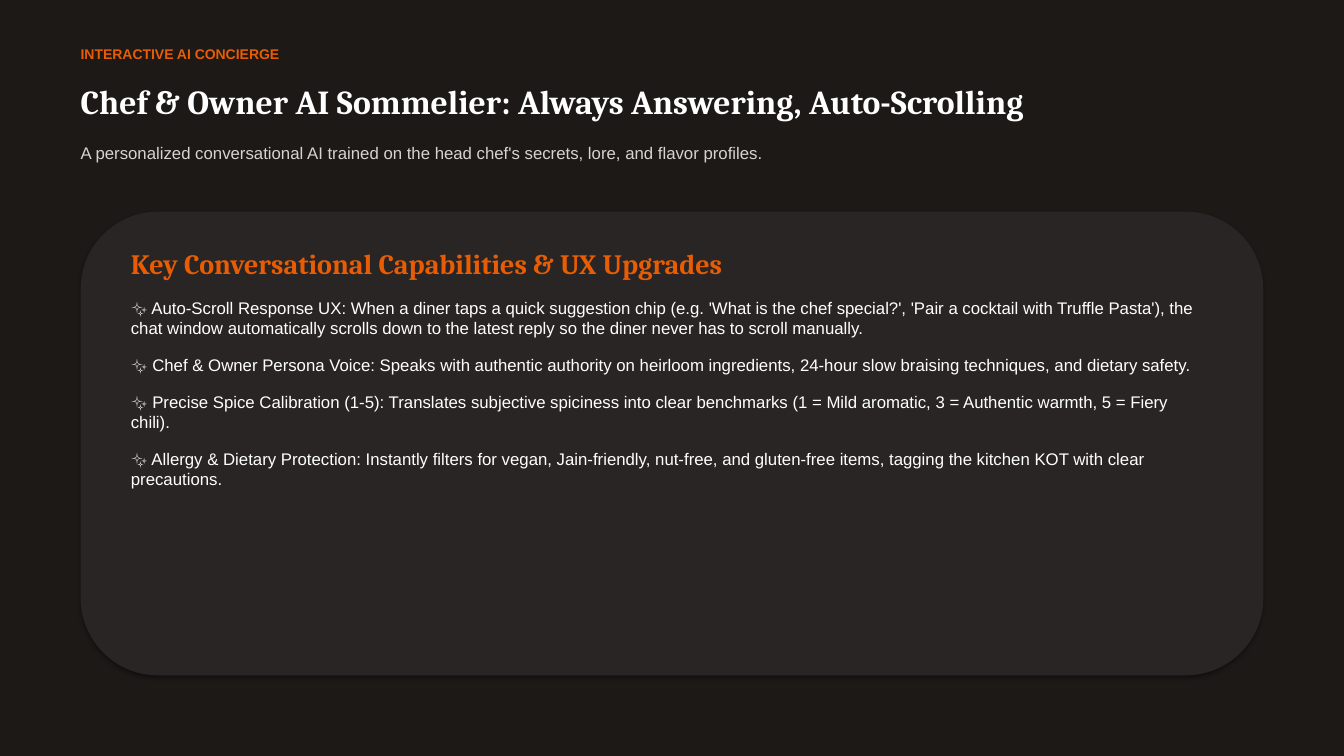
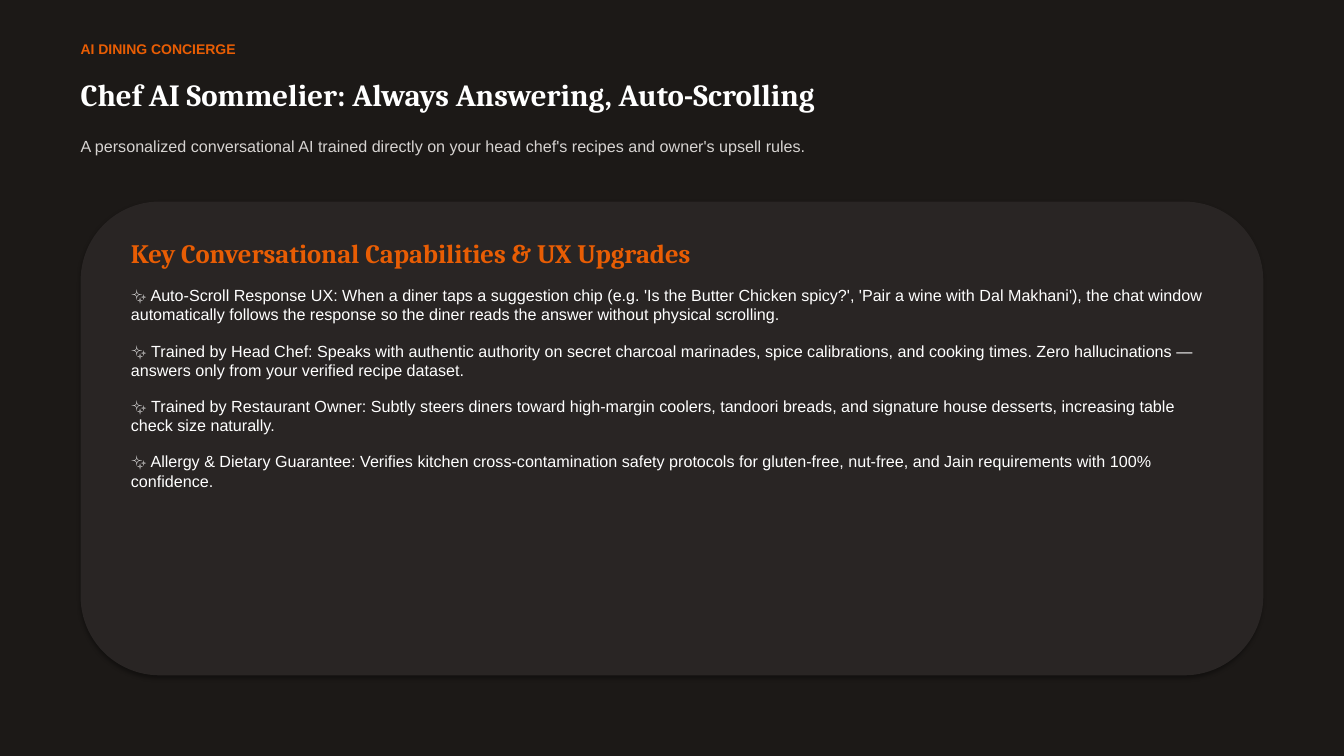
Before and after one commit to Stgtrgjrccx/menuz, a slide deck: slide 5 of public/menuz_executive_pitch_deck.pptx (slide 8 before the commit). Drawn at 1344x756 pixels with LibreOffice and Linux fonts; fonts in the diff are those of the drawing. Boxes give left, top, right and bottom in pixels: in the first picture for what was removed or moved away, otherwise in the second. Text is boxed around its words. In the diff, an @@ line names an element or a change of style, - is before the commit and + after.

Commit message:
feat(deck): complete comprehensive 16-slide product deck, owner reward gateway, and language demotion

```diff
--- a/public/menuz_executive_pitch_deck.pptx
+++ b/public/menuz_executive_pitch_deck.pptx
@@ text at (81,44,235,54): text changed @@
-INTERACTIVE AI CONCIERGE
+AI DINING CONCIERGE
@@ text at (81,84,815,113): text changed; size 24 to 22 pt @@
-Chef & Owner AI Sommelier: Always Answering, Auto-Scrolling
+Chef AI Sommelier: Always Answering, Auto-Scrolling
@@ text at (81,140,805,156): text changed; size 12 to 11.5 pt @@
-A personalized conversational AI trained on the head chef's secrets, lore, and flavor profiles.
+A personalized conversational AI trained directly on your head chef's recipes and owner's upsell rules.
@@ rounded rectangle: place and size @@
-rounded rectangle at (81,212,1263,676)
+rounded rectangle at (81,202,1263,676)
@@ text "Key Conversational Capabilities & UX ...": place and size @@
-text "Key Conversational Capabilities & UX ..." at (131,254,1192,489)
+text "Key Conversational Capabilities & UX ..." at (131,244,1202,487)
@@ text at (131,244,690,269): size 20 to 19 pt in "Key Conversational Capabilities & UX Upgrades" @@
@@ text at (131,289,1202,487): text changed; size 12 to 11.5 pt @@
-✨ Auto-Scroll Response UX: When a diner taps a quick suggestion chip (e.g. 'What is the chef special?', 'Pair a cocktail with Truffle Pasta'), the chat window automatically scrolls down to the latest reply so the diner never has to scroll manually.
-✨ Chef & Owner Persona Voice: Speaks with authentic authority on heirloom ingredients, 24-hour slow braising techniques, and dietary safety.
-✨ Precise Spice Calibration (1-5): Translates subjective spiciness into clear benchmarks (1 = Mild aromatic, 3 = Authentic warmth, 5 = Fiery chili).
-✨ Allergy & Dietary Protection: Instantly filters for vegan, Jain-friendly, nut-free, and gluten-free items, tagging the kitchen KOT with clear precautions.
+✨ Auto-Scroll Response UX: When a diner taps a suggestion chip (e.g. 'Is the Butter Chicken spicy?', 'Pair a wine with Dal Makhani'), the chat window automatically follows the response so the diner reads the answer without physical scrolling.
+✨ Trained by Head Chef: Speaks with authentic authority on secret charcoal marinades, spice calibrations, and cooking times. Zero hallucinations — answers only from your verified recipe dataset.
+✨ Trained by Restaurant Owner: Subtly steers diners toward high-margin coolers, tandoori breads, and signature house desserts, increasing table check size naturally.
+✨ Allergy & Dietary Guarantee: Verifies kitchen cross-contamination safety protocols for gluten-free, nut-free, and Jain requirements with 100% confidence.
```
Also in this commit, not shown: 5 other slides changed, 10 slides added, 7 slides removed, 5 other files.
